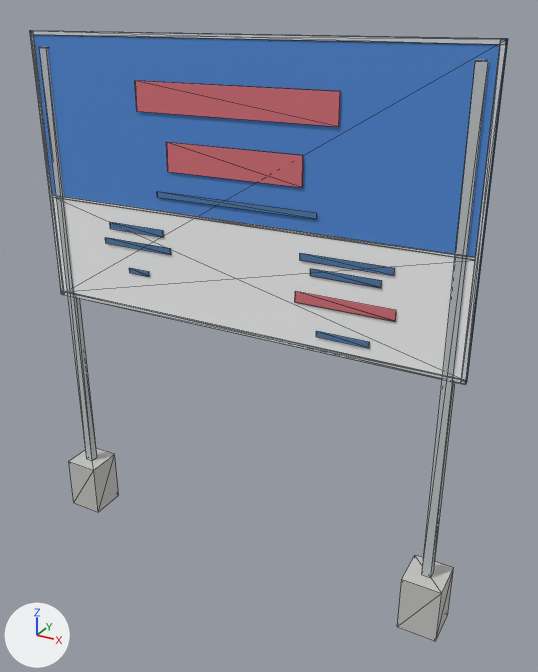
One commit to the OBJ model frontend/public/signs/Bảng hiệu bạt lót tôn 2 mặt có trụ 300 x 150.obj: the scene before it, then after it.
One viewpoint serves both versions: a 50 mm camera at (2.33, -3.81, 3.73) aimed at (0.18, 0.09, 1.78). Arrows for +X, +Y and +Z are at lower left; the lights stay in place. The picture after the commit comes second. Mesh edges are drawn as thin lines. Where no turn or scale is listed for an object, it has been applied to the vertices. Vertices at exactly the same position are counted once.

Objects in the first picture: 'bang_hieu_bat_lot_ton_2_mat_co_tru_300_x_150'.
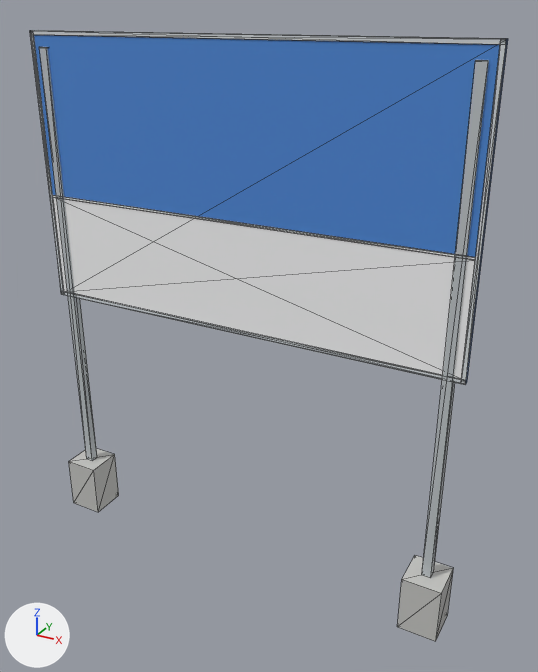
Boxes [x1, y1, x2, y2] around the edits, measured in the pictures (538 x 672 px; the box of a moved part takes in the faces that stretch with it):
part 1 of me_bang_hieu_bat_lot_ton_2_mat_co_tru_300_x_150, deleted
    before: [105, 80, 396, 348]
part 2 of me_bang_hieu_bat_lot_ton_2_mat_co_tru_300_x_150, moved or reshaped
    both: [69, 448, 115, 470]
part 3 of me_bang_hieu_bat_lot_ton_2_mat_co_tru_300_x_150, moved or reshaped
    both: [32, 30, 506, 380]
part 4 of me_bang_hieu_bat_lot_ton_2_mat_co_tru_300_x_150, moved or reshaped
    both: [402, 555, 453, 593]

Diff of the bpy script that builds the scene:
```diff
--- a/frontend/public/signs/Bảng hiệu bạt lót tôn 2 mặt có trụ 300 x 150.obj.py
+++ b/frontend/public/signs/Bảng hiệu bạt lót tôn 2 mặt có trụ 300 x 150.obj.py
@@ me_bang_hieu_bat_lot_ton_2_mat_co_tru_300_x_150 @@
 # used by ob_bang_hieu_bat_lot_ton_2_mat_co_tru_300_x_150; location = (0.0, 0.0, 0.0)
-me_bang_hieu_bat_lot_ton_2_mat_co_tru_300_x_150.from_pydata(...)  # 164 vertices, 272 faces; spans x -1.53..1.53, y -0.13..0.13, z 0.0..3.6
+me_bang_hieu_bat_lot_ton_2_mat_co_tru_300_x_150.from_pydata(...)  # 84 vertices, 152 faces; spans x -1.53..1.53, y -0.13..0.13, z 0.0..3.6
+# me_bang_hieu_bat_lot_ton_2_mat_co_tru_300_x_150 part 1: 10 loose pieces with 80 vertices, spanning x -1.02..1.07, y -0.03, z 1.9..3.33, are deleted
+# me_bang_hieu_bat_lot_ton_2_mat_co_tru_300_x_150 part 2
+# 6 faces are deleted
+# 4 new faces join them, mat_mat_91918c (light grey #c7c7c4)
+# 2 new faces join them, mat_mat_879196 (light grey #c0c7ca)
+# me_bang_hieu_bat_lot_ton_2_mat_co_tru_300_x_150 part 3
+# 36 faces are deleted
+# 4 new faces join them, mat_mat_879196 (light grey #c0c7ca)
+# 20 new faces join them, mat_mat_afb9c0 (light grey #d8dde1)
+# 4 new faces join them, mat_mat_1441af (blue #4f8ad8)
+# 8 new faces join them, mat_mat_f5f6f8 (white #fbfbfc)
+# me_bang_hieu_bat_lot_ton_2_mat_co_tru_300_x_150 part 4
+# 6 faces are deleted
+# 4 new faces join them, mat_mat_91918c (light grey #c7c7c4)
+# 2 new faces join them, mat_mat_879196 (light grey #c0c7ca)
 me_bang_hieu_bat_lot_ton_2_mat_co_tru_300_x_150.materials.append(mat_mat_91918c)
@@ me_bang_hieu_bat_lot_ton_2_mat_co_tru_300_x_150 @@
 me_bang_hieu_bat_lot_ton_2_mat_co_tru_300_x_150.materials.append(mat_mat_f5f6f8)
-me_bang_hieu_bat_lot_ton_2_mat_co_tru_300_x_150.materials.append(mat_mat_b12a31)  # pink #d97179
-me_bang_hieu_bat_lot_ton_2_mat_co_tru_300_x_150.materials.append(mat_mat_143269)  # blue #4f7aac
```
